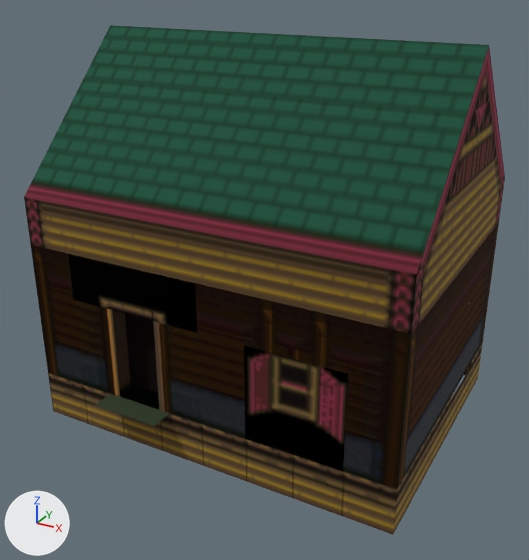
Renders of the glTF model Graphics/Scenario/fierro/insides/bank.glb from each side of a commit.
The view is the same before and after, from a 50 mm camera at (6.86, -12.91, 8.32) aimed at (0.1, -0.61, 2.16). Lighting does not change. The marker at lower left points along +X, +Y and +Z. Where no turn or scale is listed for an object, it has been applied to the vertices.

Before the edit, the objects in view are built like this:
```python
mat_z_forest5 = principled_material('z_forest5')
mat_z_forest5.texture = img_z_forest5
mat_z_forest5.metallic = 1.0
mat_z_forest5.roughness = 1.0
me_cube_001 = bpy.data.meshes.new('Cube.001')
me_cube_001.from_pydata(...)  # 81 vertices, 132 faces; spans x -4.0..4.0, y -3.0..3.0, z 4.0..7.0
me_cube_001.materials.append(mat_z_forest5)  # picture img_z_forest5
me_cube_002 = bpy.data.meshes.new('Cube.002')
me_cube_002.from_pydata(...)  # 94 vertices, 120 faces; spans x -4.0..4.0, y -3.01..3.0, z 2.0..4.0
me_cube_002.materials.append(mat_z_forest5)  # picture img_z_forest5
me_cube_003 = bpy.data.meshes.new('Cube.003')
me_cube_003.from_pydata(...)  # 56 vertices, 56 faces; spans x -4.0..4.0, y -3.0..3.0, z -1.0..0.0
me_cube_003.materials.append(mat_z_forest5)  # picture img_z_forest5
me_cube_010 = bpy.data.meshes.new('Cube.010')
me_cube_010.from_pydata(...)  # 109 vertices, 148 faces; spans x -4.0..4.0, y -3.01..3.0, z 0.0..2.0
me_cube_010.materials.append(mat_z_forest5)  # picture img_z_forest5
me_plane = bpy.data.meshes.new('Plane')
me_plane.from_pydata(...)  # 153 vertices, 266 faces; spans x -4.0..4.0, y -3.5..3.0, z 0.0..3.0
me_plane.materials.append(mat_z_casa1)
ob_plane = bpy.data.objects.new('Plane', me_plane)
ob_plane.location = (0.0, 0.0, 0.0)
ob_scenario_001 = bpy.data.objects.new('Scenario.001', me_cube_001)
ob_scenario_001.location = (0.0, 0.0, 0.0)
ob_scenario_002 = bpy.data.objects.new('Scenario.002', me_cube_002)
ob_scenario_002.location = (0.0, 0.0, 0.0)
ob_scenario_003 = bpy.data.objects.new('Scenario.003', me_cube_010)
ob_scenario_003.location = (0.0, 0.0, 0.0)
ob_scenario_004 = bpy.data.objects.new('Scenario.004', me_cube_003)
ob_scenario_004.location = (0.0, 0.0, 0.0)
```
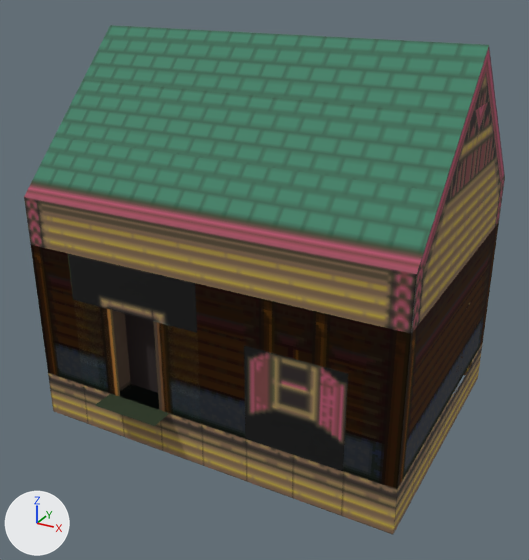
What changed in the scene script:
```text
Change mat_z_forest5:
    mat_z_forest5.metallic: 1.0 -> 0.0
```

What differs and where, as boxes (x1, y1, x2, y2) in the pictures (529 x 560 px):
'Scenario.001', surface changed: (24, 25, 505, 274) in both
'Scenario.002', surface changed: (24, 178, 505, 333) in both
'Scenario.004', surface changed: (48, 345, 482, 534) in both
'Scenario.003', surface changed: (73, 300, 348, 471) in both
